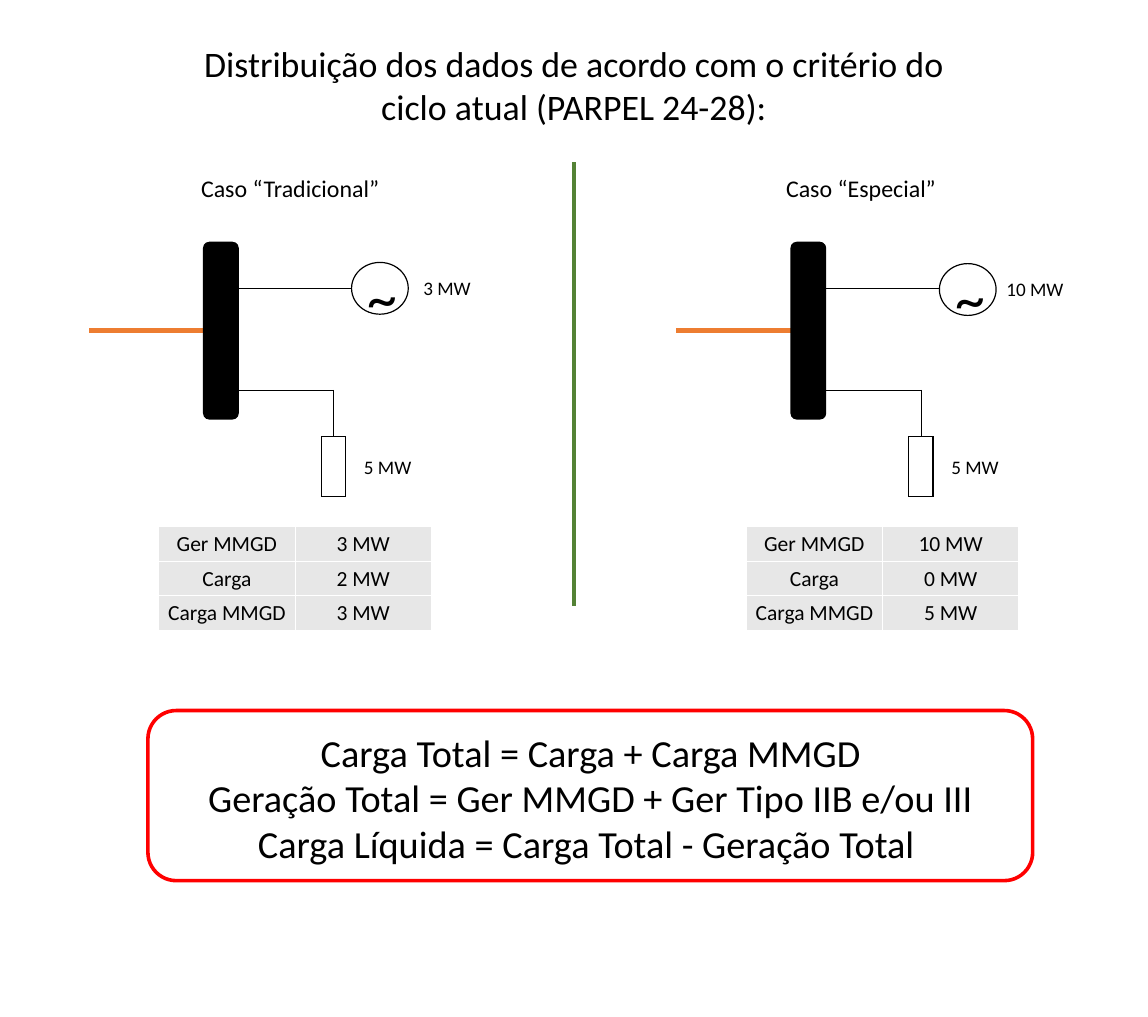
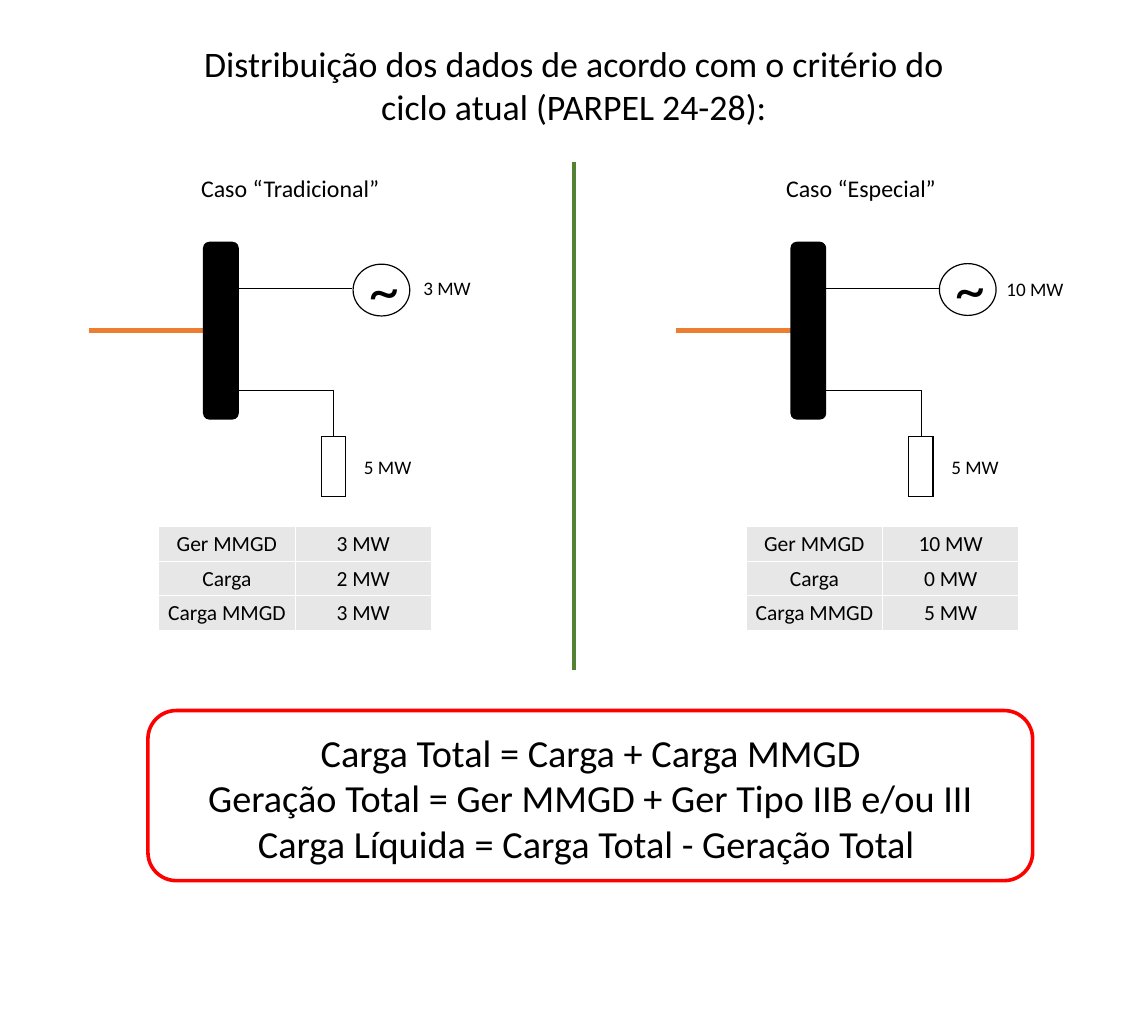
Before and after one commit to muzitanoh/dashboard_plm, a slide deck: slide 1 of www/Explicacao_CARGA.pptx. Drawn at 1148x1017 pixels with LibreOffice and Linux fonts; fonts in the diff are those of the drawing. Boxes give left, top, right and bottom in pixels: in the first picture for what was removed or moved away, otherwise in the second. Text is boxed around its words. In the diff, an @@ line names an element or a change of style, - is before the commit and + after.

```diff
--- a/www/Explicacao_CARGA.pptx
+++ b/www/Explicacao_CARGA.pptx
@@ line moved from (574, 162) - (574, 605) to (574, 162) - (574, 670) @@
@@ text "~": place and size @@
-text "~" at (359,255,401,336)
+text "~" at (361,247,403,328)
@@ text "~": place and size @@
-text "~" at (947,257,990,338)
+text "~" at (947,246,990,327)
```
Also in this commit, not shown: 5 other files.
